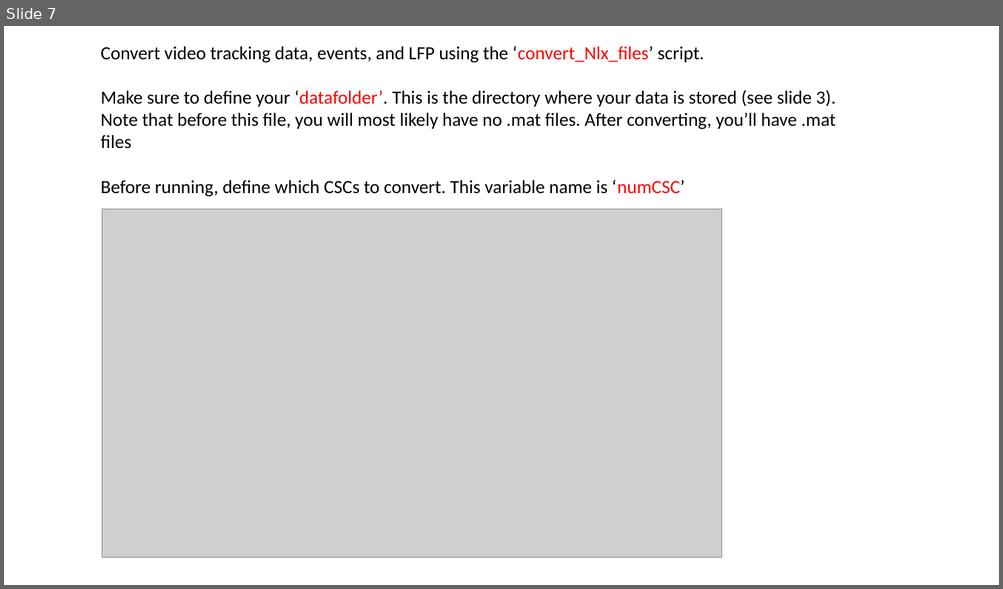
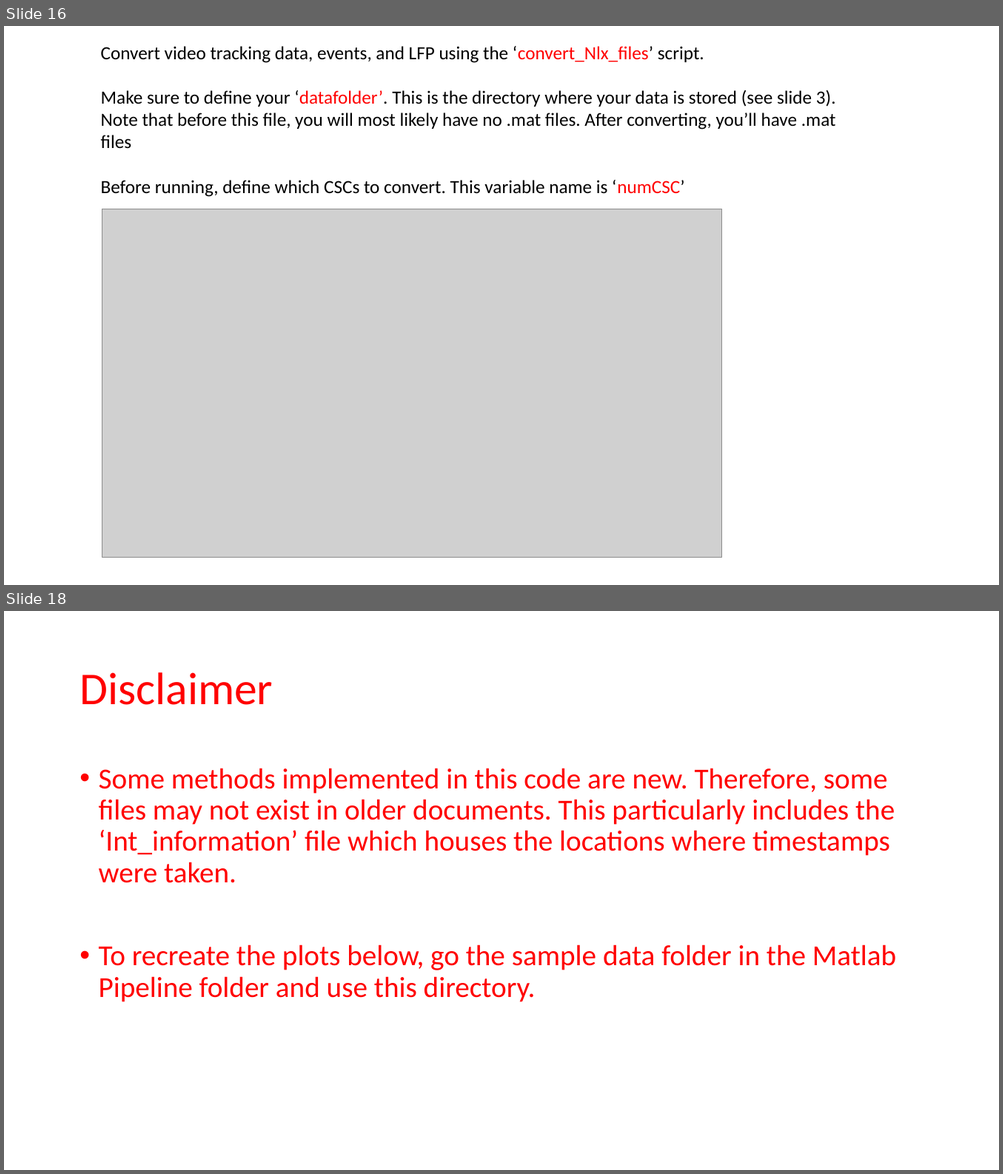
Before and after one commit to GriffinLabCode/GriffinCode, a slide deck: 1. Matlab Pipeline/Using the Matlab Pipeline.pptx. Shown one above the other, each under a label of ours: slide 7 before the commit, slides 16 and 18 after it; the slides between them are not shown. The pictures are 1003x589 and 1003x1174 pixels, drawn with LibreOffice and Linux fonts; fonts in the diff are those of the drawing; grey boxes stand for pictures. Boxes give left, top, right and bottom in pixels: in the first picture for what was removed or moved away, otherwise in the second. Text is boxed around its words. In the diff, an @@ line names an element or a change of style, - is before the commit and + after.

Commit message:
major modifications to Int creation and video tracking data extraction

```diff
--- a/1. Matlab Pipeline/Using the Matlab Pipeline.pptx
+++ b/1. Matlab Pipeline/Using the Matlab Pipeline.pptx
@@ slide 18 added at box(4, 611, 999, 1170), background #FFFFFF @@
@@ title added at box(79, 672, 273, 705), 44 pt, text #FF0000 @@
+Disclaimer
@@ text added at box(99, 768, 896, 1002), 28 pt, text #FF0000 @@
+• Some methods implemented in this code are new. Therefore, some files may not exist in older documents. This particularly includes the ‘Int_information’ file which houses the locations where timestamps were taken.
+• To recreate the plots below, go the sample data folder in the Matlab Pipeline folder and use this directory.
@@ what was slide 7 is now slide 16 @@
```
Also in this commit, not shown: 3 slides changed, 14 other slides added, 34 other files.
